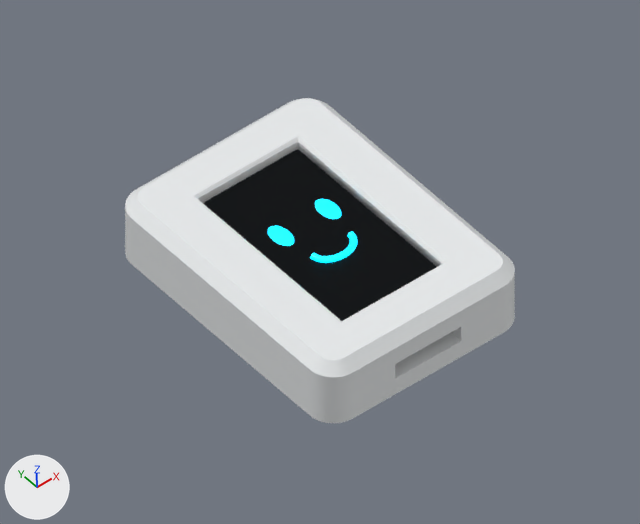
One commit to the Blender file hardware/enclosure/esp32-s3-lcd-1.47b/preview.blend: the scene before it, then after it.
Rendered twice from the file's camera 'Camera'. The lights are fixed; the arrows at lower left show +X, +Y and +Z. The older version comes first.

The first picture shows 'Eye', 'Eye.001', 'Illustrative screen', 'Smile', 'clearance-tray', 'front-bezel'.
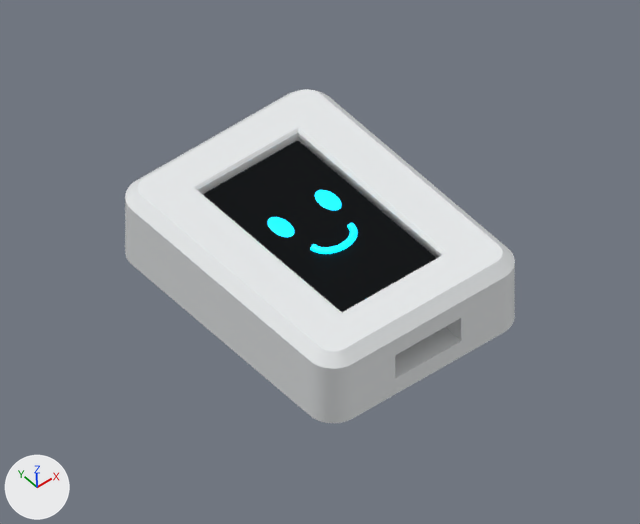
The change, as a list of edits to the scene's bpy script:
```text
Change me_clearance_tray:
    used by ob_clearance_tray; location = (0.0, 0.0, 0.0)
    remove me_clearance_tray.from_pydata(...)  # 2540 vertices, 5124 faces; spans x -21.0..21.0, y -28.0..28.0, z 0.0..9.7
    add me_clearance_tray.from_pydata(...)  # 2550 vertices, 5144 faces; spans x -21.0..21.0, y -28.0..28.0, z 0.0..11.7
    me_clearance_tray part 1: 861 vertices moved from x -21.0..21.0, y -28.0..28.0, z 3.3..9.7 to x -21.0..21.0, y -28.0..28.0, z 3.6..11.7; 159 vertices removed from x -20.9..18.5, y -28.0..25.3, z 3.3..9.7; 169 vertices added at x -20.9..18.7, y -28.0..25.3, z 3.6..11.7
Change cu_smile:
    where _sp = cu_smile.splines.new('POLY'); _sp.points.add(32)
    remove _sp.points.foreach_set('co', [-4.0, -3.0, 11.05, 1.0, -3.981, -3.294, 11.05, 1.0, -3.923, -3.585, 11.05, 1.0, -3.828, -3.871, 11.05, 1.0, -3.696, -4.148, 11.05, 1.0, -3.528, -4.414, 11.05, 1.0, -3.326, -4.667, 11.05, 1.0, -3.092, -4.903, 11.05, 1.0, -2.828, -5.121, 11.05, 1.0, -2.538, -5.319, 11.05, 1.0, -2.222, -5.494, 11.05, 1.0, -1.886, -5.646, 11.05, 1.0, -1.531, -5.772, 11.05, 1.0, -1.161, -5.871, 11.05, 1.0, -0.78, -5.942, 11.05, 1.0, -0.392, -5.986, 11.05, 1.0, 0.0, -6.0, 11.05, 1.0, 0.392, -5.986, 11.05, 1.0, 0.78, -5.942, 11.05, 1.0, 1.161, -5.871, 11.05, 1.0, 1.531, -5.772, 11.05, 1.0, 1.886, -5.646, 11.05, 1.0, 2.222, -5.494, 11.05, 1.0, 2.538, -5.319, 11.05, 1.0, 2.828, -5.121, 11.05, 1.0, 3.092, -4.903, 11.05, 1.0, 3.326, -4.667, 11.05, 1.0, 3.528, -4.414, 11.05, 1.0, 3.696, -4.148, 11.05, 1.0, 3.828, -3.871, 11.05, 1.0, 3.923, -3.585, 11.05, 1.0, 3.981, -3.294, 11.05, 1.0, 4.0, -3.0, 11.05, 1.0])
    add _sp.points.foreach_set('co', [-4.0, -3.0, 13.05, 1.0, -3.981, -3.294, 13.05, 1.0, -3.923, -3.585, 13.05, 1.0, -3.828, -3.871, 13.05, 1.0, -3.696, -4.148, 13.05, 1.0, -3.528, -4.414, 13.05, 1.0, -3.326, -4.667, 13.05, 1.0, -3.092, -4.903, 13.05, 1.0, -2.828, -5.121, 13.05, 1.0, -2.538, -5.319, 13.05, 1.0, -2.222, -5.494, 13.05, 1.0, -1.886, -5.646, 13.05, 1.0, -1.531, -5.772, 13.05, 1.0, -1.161, -5.871, 13.05, 1.0, -0.78, -5.942, 13.05, 1.0, -0.392, -5.986, 13.05, 1.0, 0.0, -6.0, 13.05, 1.0, 0.392, -5.986, 13.05, 1.0, 0.78, -5.942, 13.05, 1.0, 1.161, -5.871, 13.05, 1.0, 1.531, -5.772, 13.05, 1.0, 1.886, -5.646, 13.05, 1.0, 2.222, -5.494, 13.05, 1.0, 2.538, -5.319, 13.05, 1.0, 2.828, -5.121, 13.05, 1.0, 3.092, -4.903, 13.05, 1.0, 3.326, -4.667, 13.05, 1.0, 3.528, -4.414, 13.05, 1.0, 3.696, -4.148, 13.05, 1.0, 3.828, -3.871, 13.05, 1.0, 3.923, -3.585, 13.05, 1.0, 3.981, -3.294, 13.05, 1.0, 4.0, -3.0, 13.05, 1.0])
Change ob_front_bezel:
    ob_front_bezel.location: (0.0, 0.0, 12.5) -> (0.0, 0.0, 14.5)
Change ob_illustrative_screen:
    ob_illustrative_screen.location: (0.0, 0.0, 10.6) -> (0.0, 0.0, 12.6)
Change ob_eye:
    ob_eye.location: (-5.0, 4.0, 11.1) -> (-5.0, 4.0, 13.1)
Change ob_eye_001:
    ob_eye_001.location: (5.0, 4.0, 11.1) -> (5.0, 4.0, 13.1)
```

Pixel boxes [x1, y1, x2, y2] of what changed, in the pictures (640 x 524 px; the box of a moved part takes in the faces that stretch with it):
'front-bezel', moved
    before: [125, 98, 515, 393]
    after: [125, 89, 515, 384]
'Illustrative screen', moved
    before: [203, 149, 437, 321]
    after: [203, 141, 437, 312]
'Smile', reshaped
    before: [310, 231, 358, 263]
    after: [310, 223, 358, 254]
'Eye.001', moved
    before: [315, 199, 341, 219]
    after: [315, 190, 341, 210]
'Eye', moved
    before: [268, 226, 294, 246]
    after: [268, 217, 294, 237]
part 1 of me_clearance_tray, moved or reshaped
    before: [203, 147, 464, 366]
    after: [125, 138, 515, 366]
